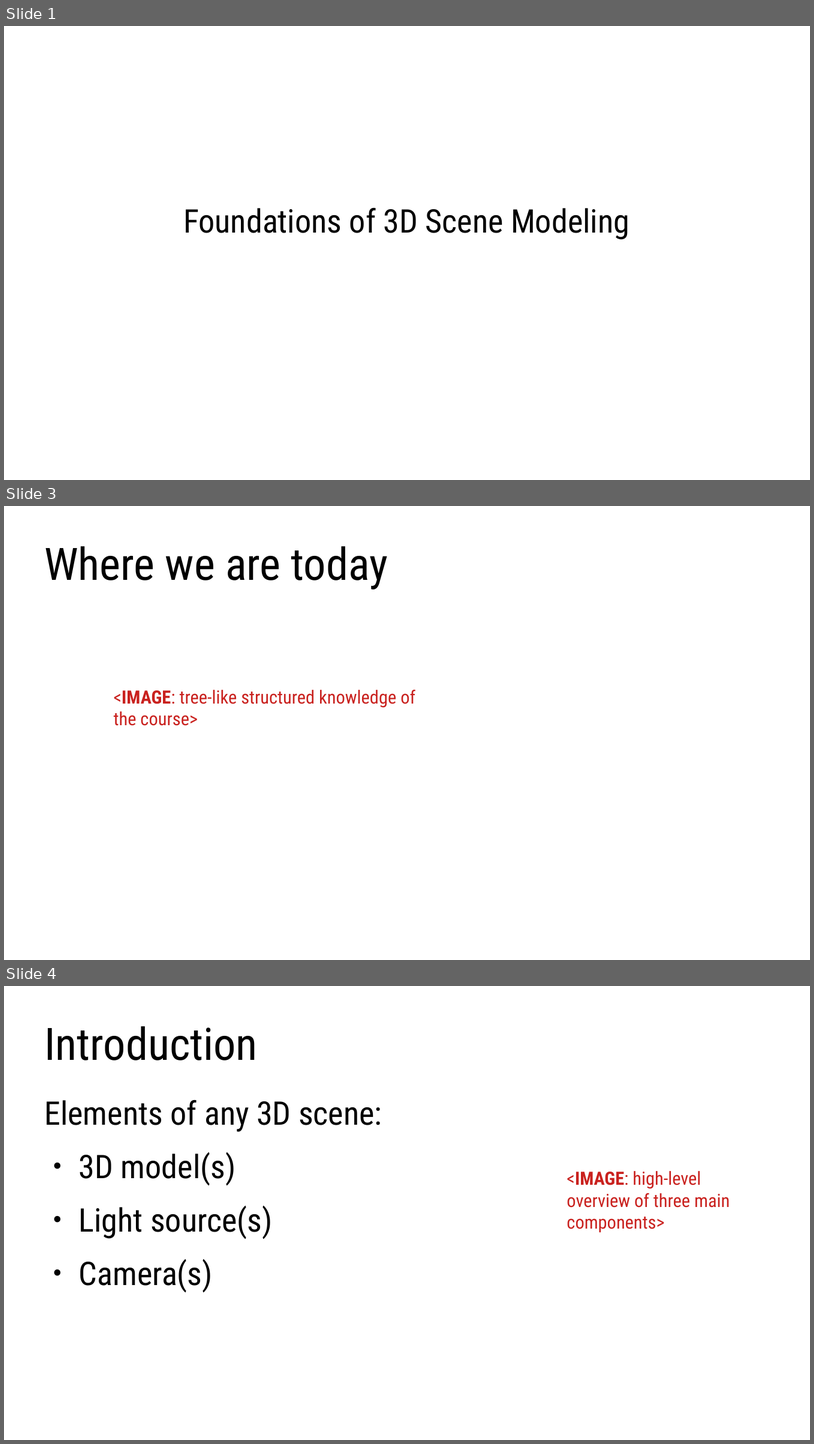
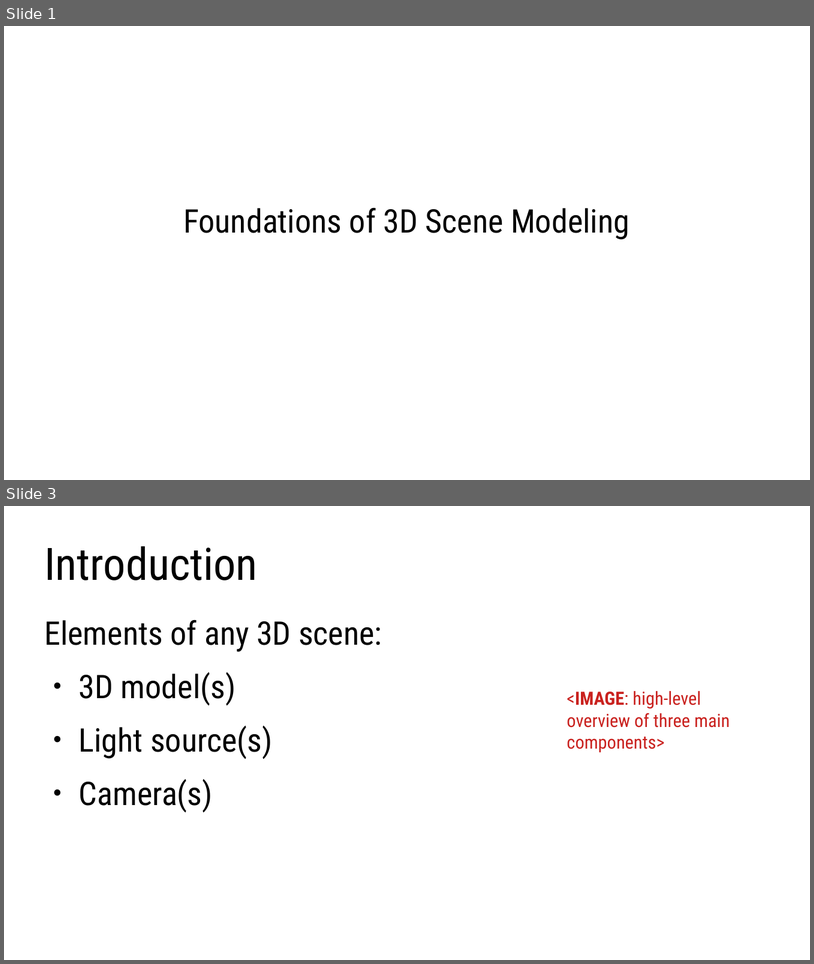
Before and after one commit to lorentzo/IntroductionToComputerGraphics, a slide deck: lectures/3_foundations_3d_scene/3_1_introduction_3d_scene.odp. Shown one above the other, each under a label of ours: slides 1, 3 and 4 before the commit, slides 1 and 3 after it; the slides between them are not shown. The pictures are 814x1444 and 814x964 pixels, drawn with LibreOffice and Linux fonts; fonts in the diff are those of the drawing. Boxes give left, top, right and bottom in pixels: in the first picture for what was removed or moved away, otherwise in the second. Text is boxed around its words. In the diff, an @@ line names an element or a change of style, - is before the commit and + after.

```diff
--- a/lectures/3_foundations_3d_scene/3_1_introduction_3d_scene.odp
+++ b/lectures/3_foundations_3d_scene/3_1_introduction_3d_scene.odp
@@ slide 3 removed at (x1=4, y1=506, x2=810, y2=960), background #FFFFFF @@
@@ title removed at (x1=44, y1=546, x2=389, y2=589) @@
-Where we are today
@@ text removed at (x1=114, y1=690, x2=416, y2=726) @@
-<IMAGE: tree-like structured knowledge of the course>
@@ what was slide 4 is now slide 3 @@
```
Also in this commit, not shown: 1 slide changed, 1 slide added, 4 other files.
